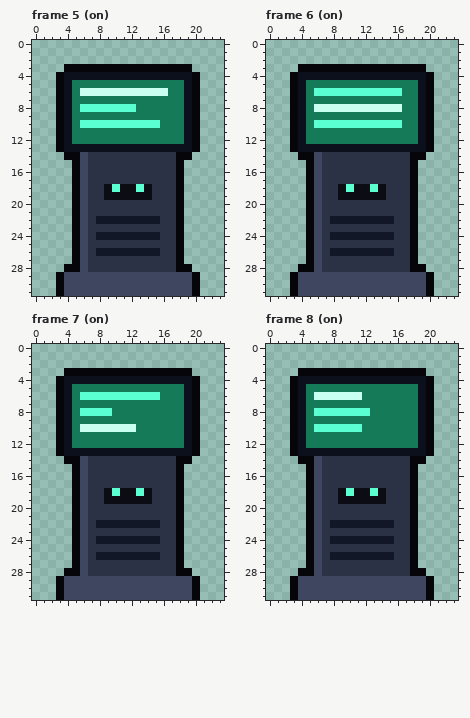
Edited in one commit: pixel-art file (art/nh_term.aseprite). Above, as it was before the edit.
24x32 pixels, 8 frames. Colours within 5 levels of each other are drawn and written as one. Shown: frame 5 (on), frame 6 (on), frame 7 (on), frame 8 (on). The commit also changed other frames, which this record leaves out.
After the commit:
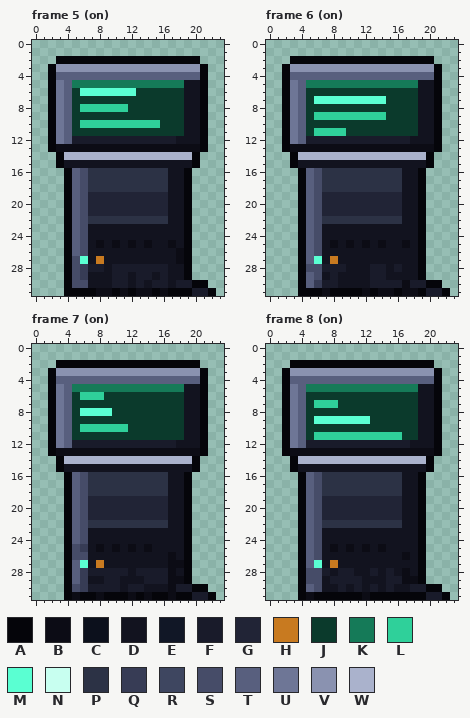
Palette (. is transparent): A #05050a  B #0c0c15  C #0c101c  D #12131f  E #111726  F #191b2a  G #212436  H #c87a20  J #0b3a2c  K #157a58  L #2fd09a  M #5affd2  N #c8fff0  P #2c3245  Q #373c55  R #3e4660  S #464c68  T #585f7e  U #6e7696  V #8a92b0  W #aab2cc
What changed:
Changed rows in their new state; - is an unchanged pixel.
Frame 5 (on):
first column x 2:
 2 -AAAAAAAAAAAAAAAAAA--
 3 AVVVVVVVVVVVVVVVVVVA-
 4 ATTTTTTTTTTTTTTTTTTA-
 5 AUT--------------DDA-
 6 AUTJMMMMMMMJJJJJJDDA-
 7 AUTJJJJJJJJJJJJJJDDA-
 8 AUTJLLLLLLJJJJJJJDDA-
 9 AUTJJJJJJJJJJJJJJDDA-
10 AUTJLLLLLLLLLLJJJDDA-
11 AUTJJJJJJJJJJJJJJDDA-
12 AUTFFFFFFFFFFFFFDDDA-
13 ABBBBBBBBBBBBBBBBBBA-
14 -AWWWWWWWWWWWWWWWWA--
15 -ADDDDDDDDDDDDDDDDA--
16 --ATS----------DDA---
17 --ATS----------DDA---
18 --ATS--PPPPPP--DDA---
19 --ATSGGGGGGGGGGDDA---
20 --ATSGGGGGGGGGGDDA---
21 --ATSGGGGGGGGGGDDA---
22 --ATS-PPPPPPPP-DDA---
23 --ATSDDDDDDDDDDDDA---
24 --ATSDDDDDDDDDDDDA---
25 --ATSDBDBDBDBDDBDA---
26 --ATSDDDDDDDDDDDBA---
27 --ASMDHDDDDDDDDDBA---
28 ---SQFFDFFFFFFFDD----
29 -.ASQDDDFFDFFDFDDA.--
30 -.ASSDDDFFDFDFFDFF-A-
31 -.AAAABBABABBABAAAFFA
Frame 6 (on):
first column x 2:
 2 -AAAAAAAAAAAAAAAAAA--
 3 AVVVVVVVVVVVVVVVVVVA-
 4 ATTTTTTTTTTTTTTTTTTA-
 5 AUT--------------DDA-
 6 AUTJJJJJJJJJJJJJJDDA-
 7 AUTJMMMMMMMMMJJJJDDA-
 8 AUTJJJJJJJJJJJJJJDDA-
 9 AUTJLLLLLLLLLJJJJDDA-
10 AUTJJJJJJJJJJJJJJDDA-
11 AUTJLLLLJJJJJJJJJDDA-
12 AUTFFFFFFFFFFFFFDDDA-
13 ABBBBBBBBBBBBBBBBBBA-
14 -AWWWWWWWWWWWWWWWWA--
15 -ADDDDDDDDDDDDDDDDA--
16 --ATS----------DDA---
17 --ATS----------DDA---
18 --ATS--PPPPPP--DDA---
19 --ATSGGGGGGGGGGDDA---
20 --ATSGGGGGGGGGGDDA---
21 --ATSGGGGGGGGGGDDA---
22 --ATS-PPPPPPPP-DDA---
23 --ATSDDDDDDDDDDDDA---
24 --ATSDDDDDDDDDDDDA---
25 --ATSDBDBDBDBDDBDA---
26 --ATSDDDDDDDDDDDDA---
27 --ATMDHDDDDDDDDDDA---
28 ---SSFFFDDDFFDFDD----
29 -.ATSDFDDDDFFDDDDA.--
30 -.ATQFFDDDDFFFFBFF-A-
31 -.AAABAAAABABBABBAFFA
Frame 7 (on):
first column x 2:
 2 -AAAAAAAAAAAAAAAAAA--
 3 AVVVVVVVVVVVVVVVVVVA-
 4 ATTTTTTTTTTTTTTTTTTA-
 5 AUT--------------DDA-
 6 AUTJLLLJJJJJJJJJJDDA-
 7 AUTJJJJJJJJJJJJJJDDA-
 8 AUTJ----JJJJJJJJJDDA-
 9 AUTJJJJJJJJJJJJJJDDA-
10 AUTJLLLLLLJJJJJJJDDA-
11 AUTJJJJJJJJJJJJJJDDA-
12 AUTFFFFFFFFFFFFFDDDA-
13 ABBBBBBBBBBBBBBBBBBA-
14 -AWWWWWWWWWWWWWWWWA--
15 -ADDDDDDDDDDDDDDDDA--
16 --ATS----------DDA---
17 --ATS----------DDA---
18 --ATS--PPPPPP--DDA---
19 --ATSGGGGGGGGGGDDA---
20 --ATSGGGGGGGGGGDDA---
21 --ATSGGGGGGGGGGDDA---
22 --ATS-PPPPPPPP-DDA---
23 --ATSDDDDDDDDDDDDA---
24 --ATSDDDDDDDDDDDDA---
25 --ASQDBDBDBDBDDDDA---
26 --ASSDDDDDDDDDDBDA---
27 --ATMDHDDDDDDDDBBA---
28 ---TQFFFFFDFFFFBD----
29 -.ATQDDFFDDDFFFBBA.--
30 -.ASQFFFFDFFDDDBFF-A-
31 -.ABAABAAABABAABAAFFA
Frame 8 (on):
first column x 2:
 2 -AAAAAAAAAAAAAAAAAA--
 3 AVVVVVVVVVVVVVVVVVVA-
 4 ATTTTTTTTTTTTTTTTTTA-
 5 AUT--------------DDA-
 6 AUTJJJJJJJJJJJJJJDDA-
 7 AUTJLLLJJJJJJJJJJDDA-
 8 AUTJJJJJJJJJJJJJJDDA-
 9 AUTJMMMMMMMJJJJJJDDA-
10 AUTJJJJJJJJJJJJJJDDA-
11 AUTJLLLLLLLLLLLJJDDA-
12 AUTFFFFFFFFFFFFFDDDA-
13 ABBBBBBBBBBBBBBBBBBA-
14 -AWWWWWWWWWWWWWWWWA--
15 -ADDDDDDDDDDDDDDDDA--
16 --ATS----------DDA---
17 --ATS----------DDA---
18 --ATS--PPPPPP--DDA---
19 --ATSGGGGGGGGGGDDA---
20 --ATSGGGGGGGGGGDDA---
21 --ATSGGGGGGGGGGDDA---
22 --ATS-PPPPPPPP-DDA---
23 --ATSDDDDDDDDDDDDA---
24 --ATSDDDDDDDDDDDDA---
25 --ATSDBDBDBDBDDDDA---
26 --ATSDDDDDDDDDDBDA---
27 --ATMDHDDDDDDDDDDA---
28 ---SSFDFFDDFDFDBD----
29 -.ASSDFFFFDDDFFBBA.--
30 -.ATSDDFDFDFDFDDFF-A-
31 -.ABAAAAAABAAAAAAAFFA
Boxes around the changes in both pictures, in picture pixels (x1, y1, x2, y2):
changed: (48, 56, 216, 296)
changed: (282, 56, 450, 296)
changed: (48, 360, 216, 600)
changed: (282, 360, 450, 600)
